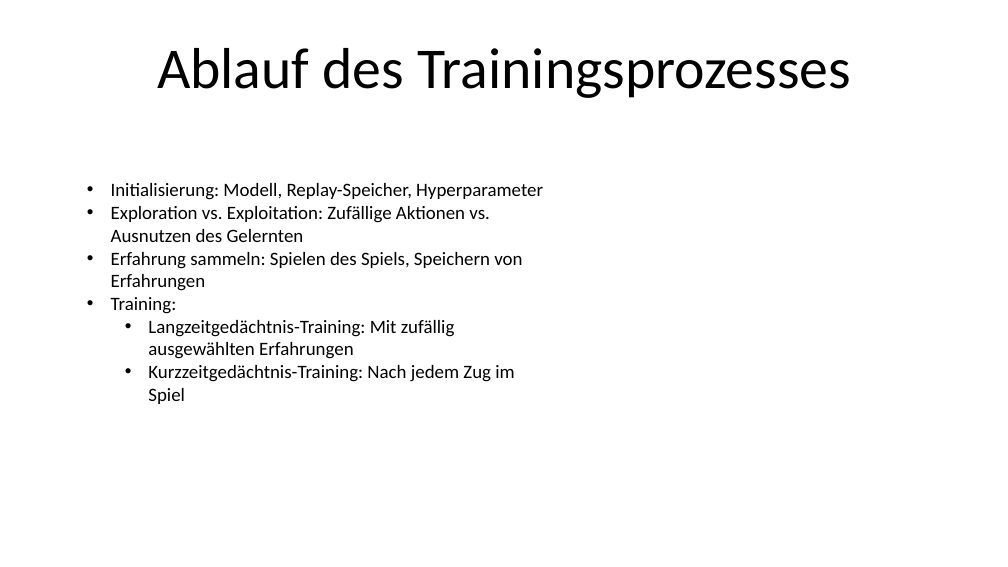
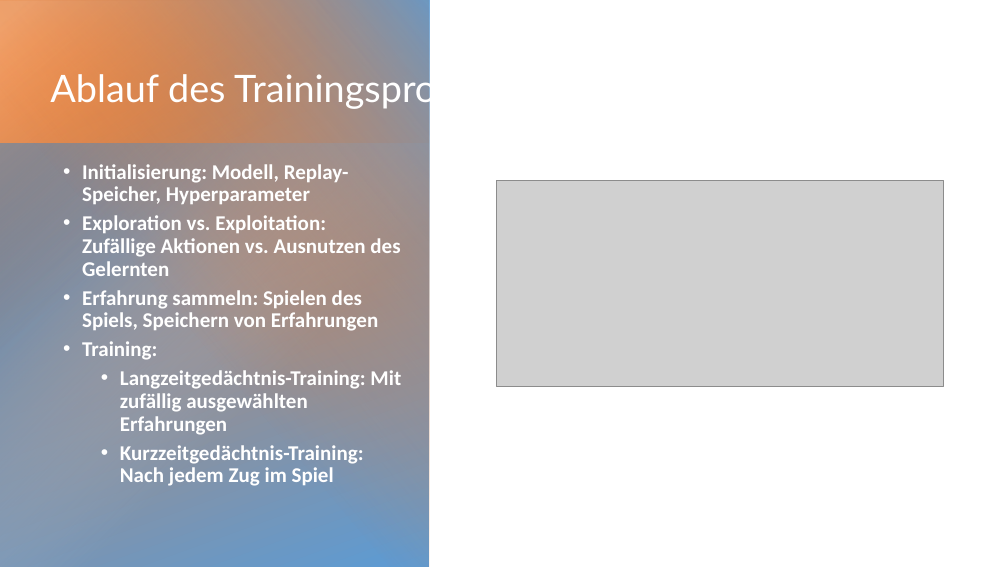
Before and after one commit to Okengi/Wissenschaftswoche2024, a slide deck: slide 7 of DQN.pptx (slide 5 before the commit). Drawn at 1008x567 pixels with LibreOffice and Linux fonts; fonts in the diff are those of the drawing; grey boxes stand for pictures. Boxes give left, top, right and bottom in pixels: in the first picture for what was removed or moved away, otherwise in the second. Text is boxed around its words. In the diff, an @@ line names an element or a change of style, - is before the commit and + after.

```diff
--- a/DQN.pptx
+++ b/DQN.pptx
@@ group added at [0, 0, 430, 567]: 4 rectangles @@
@@ text "Ablauf des Trainingsprozesses": place and size @@
-text "Ablauf des Trainingsprozesses" at [157, 48, 851, 98]
+text "Ablauf des Trainingsprozesses" at [50, 69, 542, 109]
@@ text "Ablauf des Trainingsprozesses" at [50, 69, 542, 109]: size 55 to 36 pt, font Calibri to Lato, text colour #000000 to #FFFFFF; alignment centre to left; line spacing 1 to 0.9; more space between paragraphs; vertical alignment top to bottom @@
@@ text "Initialisierung: Modell, Replay-Speicher, Hyperparameter": place and size @@
-text "Initialisierung: Modell, Replay-Speicher, Hyperparameter" at [111, 183, 543, 404]
+text "Initialisierung: Modell, Replay-Speicher, Hyperparameter" at [82, 164, 401, 486]
@@ text "Initialisierung: Modell, Replay-Speicher, Hyperparameter" at [82, 164, 401, 486]: size 18 to 20 pt, text colour #000000 to #FFFFFF, bold on; indent changed; line spacing 1 to 0.9; more space between paragraphs @@
@@ picture added at [497, 180, 944, 386] @@
```
Also in this commit, not shown: 3 other slides changed, 4 slides added, 2 slides removed, 5 other files.
